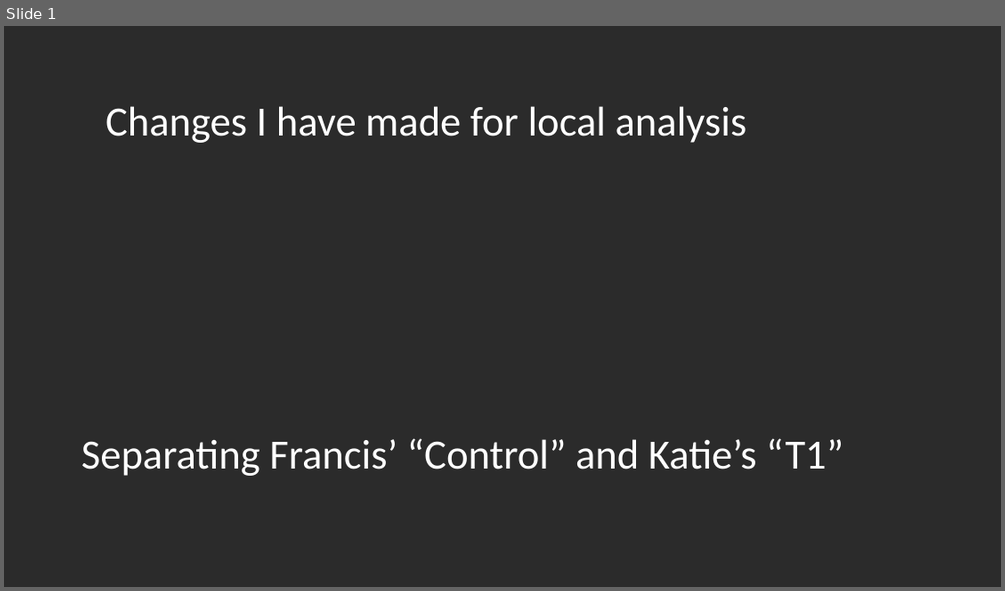
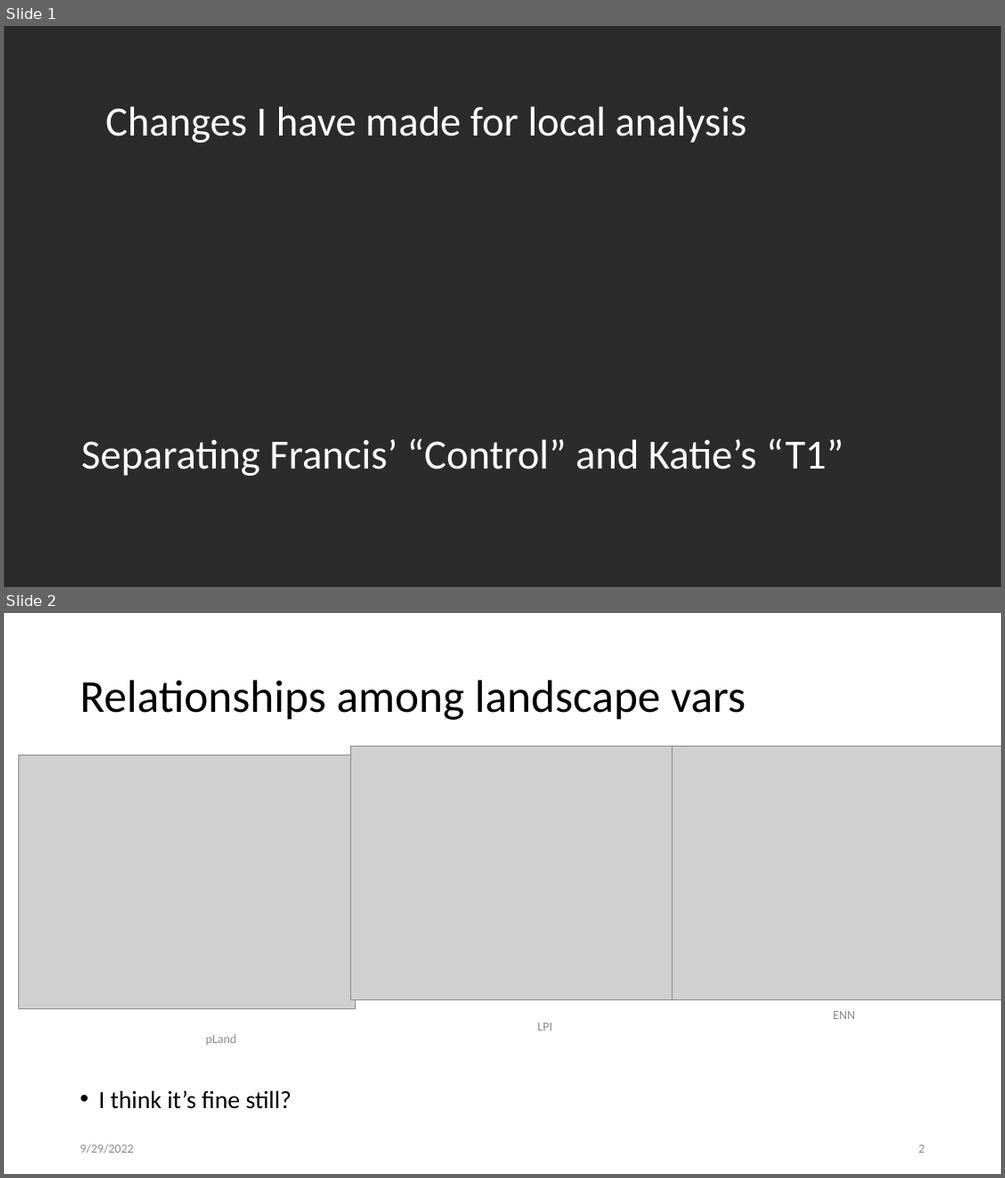
Before and after one commit to kiperry/Ohio_Bees, a slide deck: Changes I have made for local analysis.pptx. Shown one above the other, each under a label of ours: slide 1 before the commit, slides 1 and 2 after it. The pictures are 1005x591 and 1005x1178 pixels, drawn with LibreOffice and Linux fonts; fonts in the diff are those of the drawing; grey boxes stand for pictures; background and template pictures are left out; a plain dark background stands for a picture behind light text. Boxes give left, top, right and bottom in pixels: in the first picture for what was removed or moved away, otherwise in the second. Text is boxed around its words. In the diff, an @@ line names an element or a change of style, - is before the commit and + after.

Commit message:
Edited powerpoint

```diff
--- a/Changes I have made for local analysis.pptx
+++ b/Changes I have made for local analysis.pptx
@@ slide 2 added at (4, 613, 1001, 1174), background #FFFFFF @@
@@ title added at (80, 680, 745, 720), 44 pt, text #000000 @@
+Relationships among landscape vars
@@ picture added at (351, 746, 688, 999) @@
@@ picture added at (672, 746, 1001, 999) @@
@@ picture added at (18, 755, 355, 1008) @@
@@ text added at (833, 1011, 855, 1019), 12 pt, text #8C8C8C @@
+ENN
@@ text added at (206, 1034, 237, 1045), 12 pt, text #8C8C8C @@
+pLand
@@ text added at (537, 1022, 552, 1030), 12 pt, text #8C8C8C @@
+LPI
@@ text added at (98, 1090, 292, 1109), 23.8 pt, text #000000 @@
+• I think it’s fine still?
@@ text added at (80, 1143, 133, 1153), 12 pt, text #8C8C8C @@
+9/29/2022
@@ page number added at (918, 1144, 924, 1152), 12 pt, text #8C8C8C @@
+2
```
Also in this commit, not shown: 1 slide changed, 1 other slide added.
